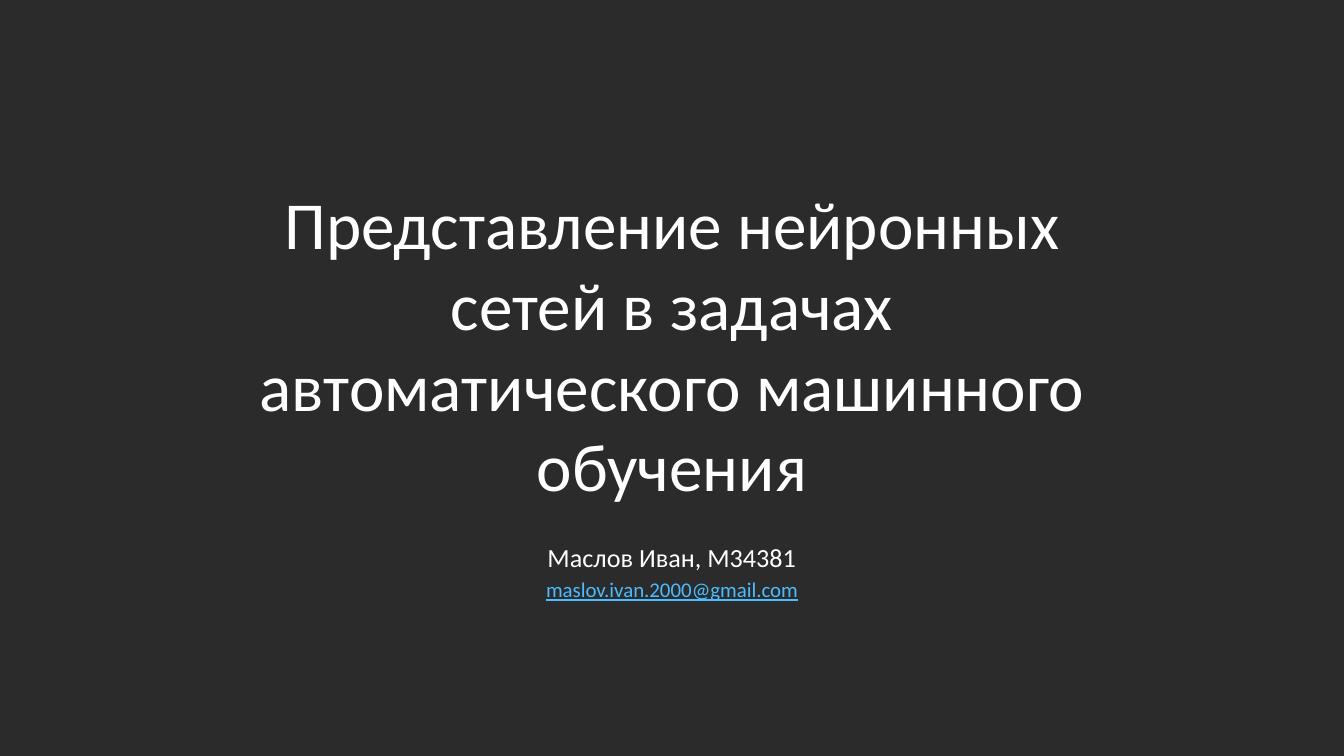
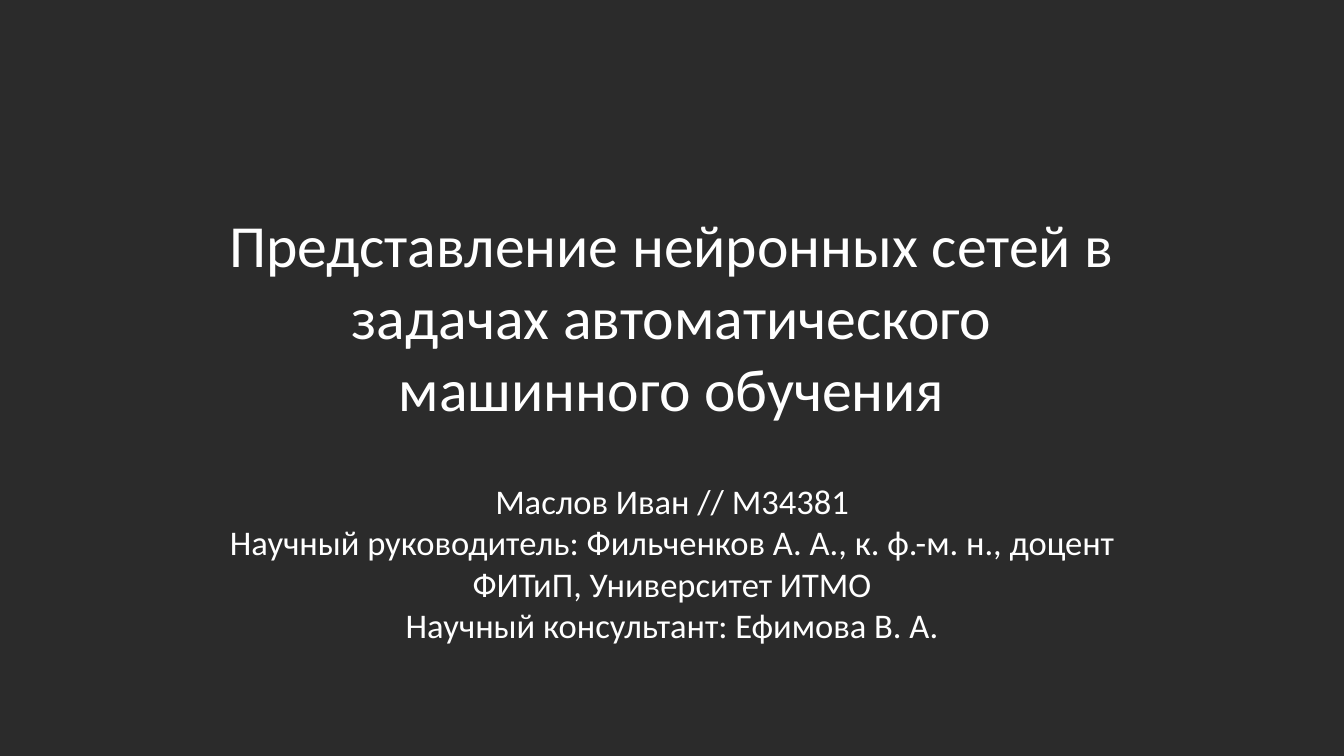
Before and after one commit to IvanMaslov/famlinn, a slide deck: slide 1 of docs/MaslovIvan-first-prethesis.pptx. Drawn at 1344x756 pixels with LibreOffice and Linux fonts; fonts in the diff are those of the drawing; background and template pictures are left out; a plain dark background stands for a picture behind light text. Boxes give left, top, right and bottom in pixels: in the first picture for what was removed or moved away, otherwise in the second. Text is boxed around its words. In the diff, an @@ line names an element or a change of style, - is before the commit and + after.

```diff
--- a/docs/MaslovIvan-first-prethesis.pptx
+++ b/docs/MaslovIvan-first-prethesis.pptx
@@ title "Представление нейронных сетей в задачах ...": place and size @@
-title "Представление нейронных сетей в задачах ..." at (259, 203, 1084, 502)
+title "Представление нейронных сетей в задачах ..." at (229, 226, 1114, 421)
@@ title "Представление нейронных сетей в задачах ..." at (229, 226, 1114, 421): size 36 to 32 pt @@
@@ text at (230, 490, 1115, 644): text changed; size 11.2 to 18.5 pt; text colour #4BBCFF to #FFFFFF @@
-Маслов Иван, М34381
-maslov.ivan.2000@gmail.com
+Маслов Иван // M34381
+Научный руководитель: Фильченков А. А., к. ф.-м. н., доцент ФИТиП, Университет ИТМО
+Научный консультант: Ефимова В. А.
```
Also in this commit, not shown: 5 other slides changed, 5 slides added, 1 slide removed, 2 other files.
